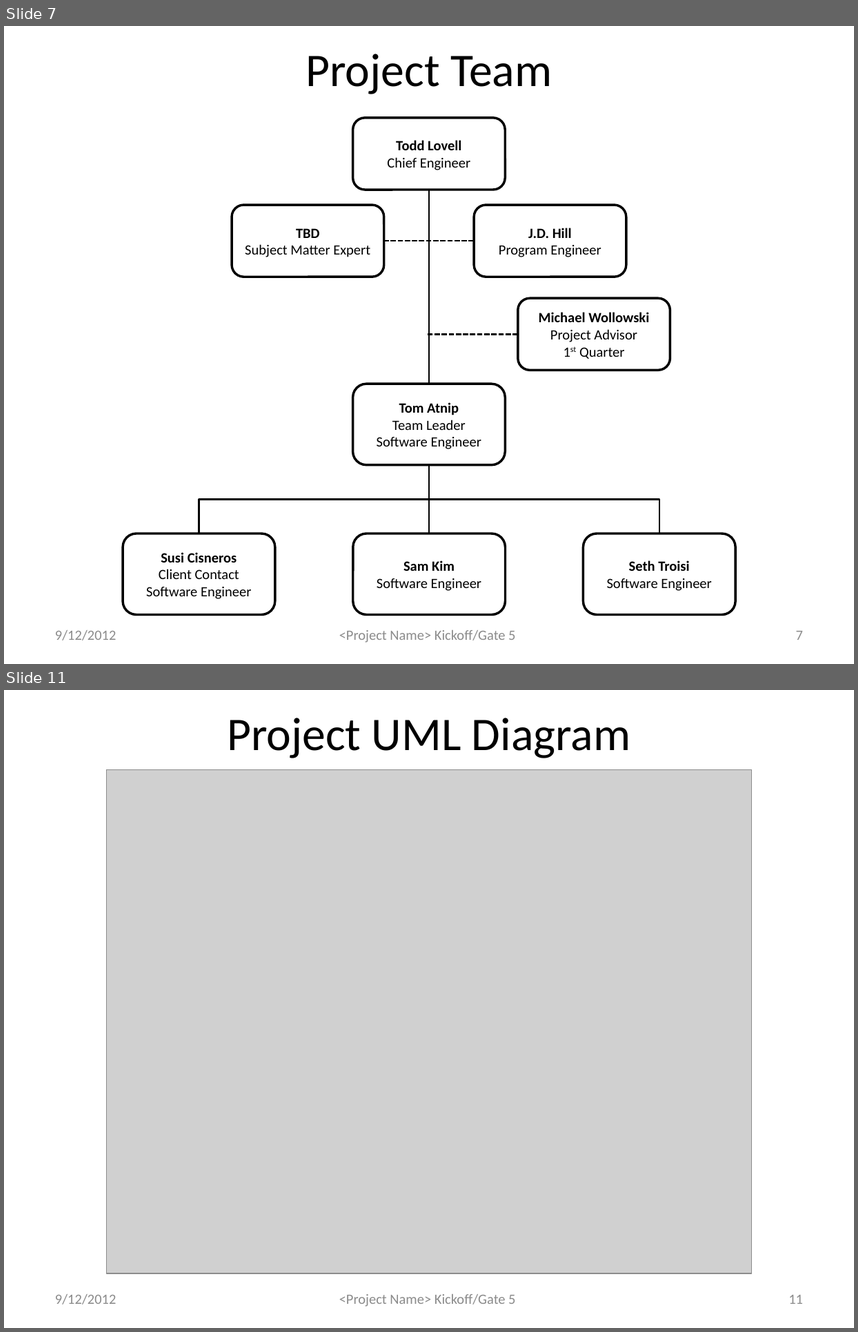
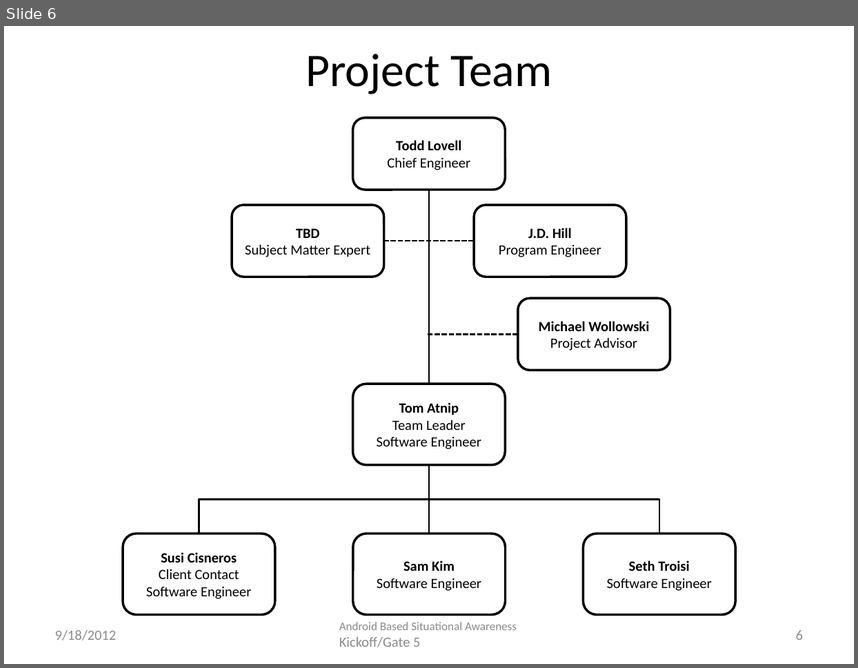
Before and after one commit to atniptw/Senior-Project, a slide deck: Documents/PowerPoints/Senior Design Project - Gate 5 1.0.pptx. Shown one above the other, each under a label of ours: slides 7 and 11 before the commit, slide 6 after it; the slides between them are not shown. The pictures are 858x1332 and 858x668 pixels, drawn with LibreOffice and Linux fonts; fonts in the diff are those of the drawing; grey boxes stand for pictures. Boxes give left, top, right and bottom in pixels: in the first picture for what was removed or moved away, otherwise in the second. Text is boxed around its words. In the diff, an @@ line names an element or a change of style, - is before the commit and + after.

```diff
--- a/Documents/PowerPoints/Senior Design Project - Gate 5 1.0.pptx
+++ b/Documents/PowerPoints/Senior Design Project - Gate 5 1.0.pptx
@@ slide 11 removed at <box>4,690,854,1328</box>, background #FFFFFF; not listed: 1 template element that a slide beside it also shows @@
@@ title removed at <box>227,718,631,758</box> @@
-Project UML Diagram
@@ picture removed at <box>106,770,751,1273</box> @@
@@ text removed at <box>55,1294,116,1304</box> @@
-9/12/2012
@@ page number removed at <box>789,1294,803,1303</box> @@
-11
@@ what was slide 7 is now slide 6 @@
@@ slide 6 changed as well @@
@@ text in rounded rectangle at <box>579,347,625,359</box>: paragraph removed @@
-1st Quarter
@@ text at <box>339,621,517,647</box>: text changed; size 12 to 10 pt @@
-<Project Name> Kickoff/Gate 5
+Android Based Situational Awareness Kickoff/Gate 5
@@ text at <box>55,630,116,640</box>: text changed @@
-9/12/2012
+9/18/2012
@@ page number at <box>796,630,803,639</box>: text changed @@
-7
+6
```
Also in this commit, not shown: 6 other slides changed, 3 other slides removed, 7 other files.
